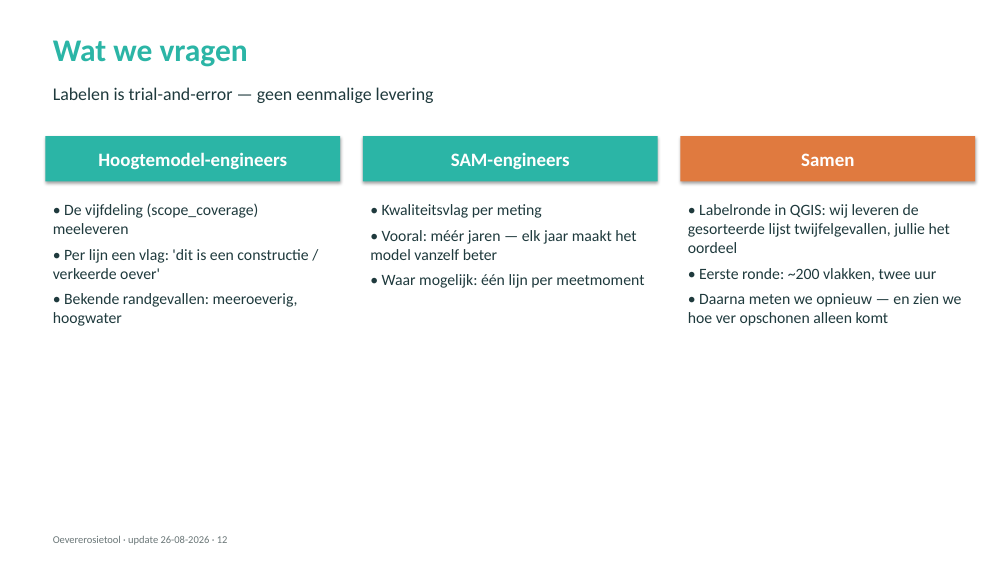
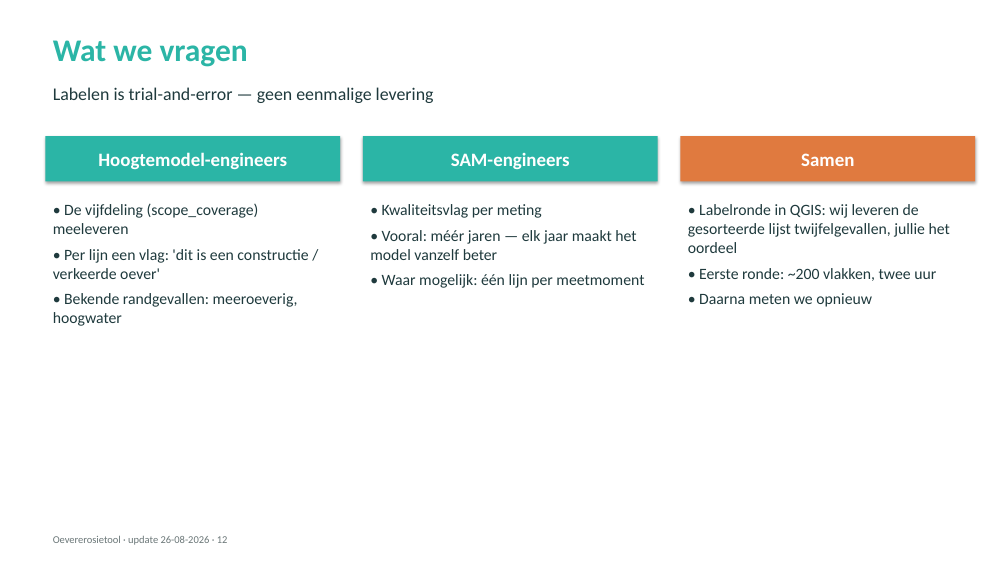
Before and after one commit to HAL24K/wocu-oevererosie, a slide deck: slide 12 of docs/presentations/20260826_update.pptx. Drawn at 1008x567 pixels with LibreOffice and Linux fonts; fonts in the diff are those of the drawing. Boxes give left, top, right and bottom in pixels: in the first picture for what was removed or moved away, otherwise in the second. Text is boxed around its words. In the diff, an @@ line names an element or a change of style, - is before the commit and + after.

```diff
--- a/docs/presentations/20260826_update.pptx
+++ b/docs/presentations/20260826_update.pptx
@@ text at <box>699,293,872,307</box>: text changed @@
-• Daarna meten we opnieuw — en zien we hoe ver opschonen alleen komt
+• Daarna meten we opnieuw
```
Also in this commit, not shown: 7 other slides changed, 4 slides added, 4 slides removed, 17 other files.
